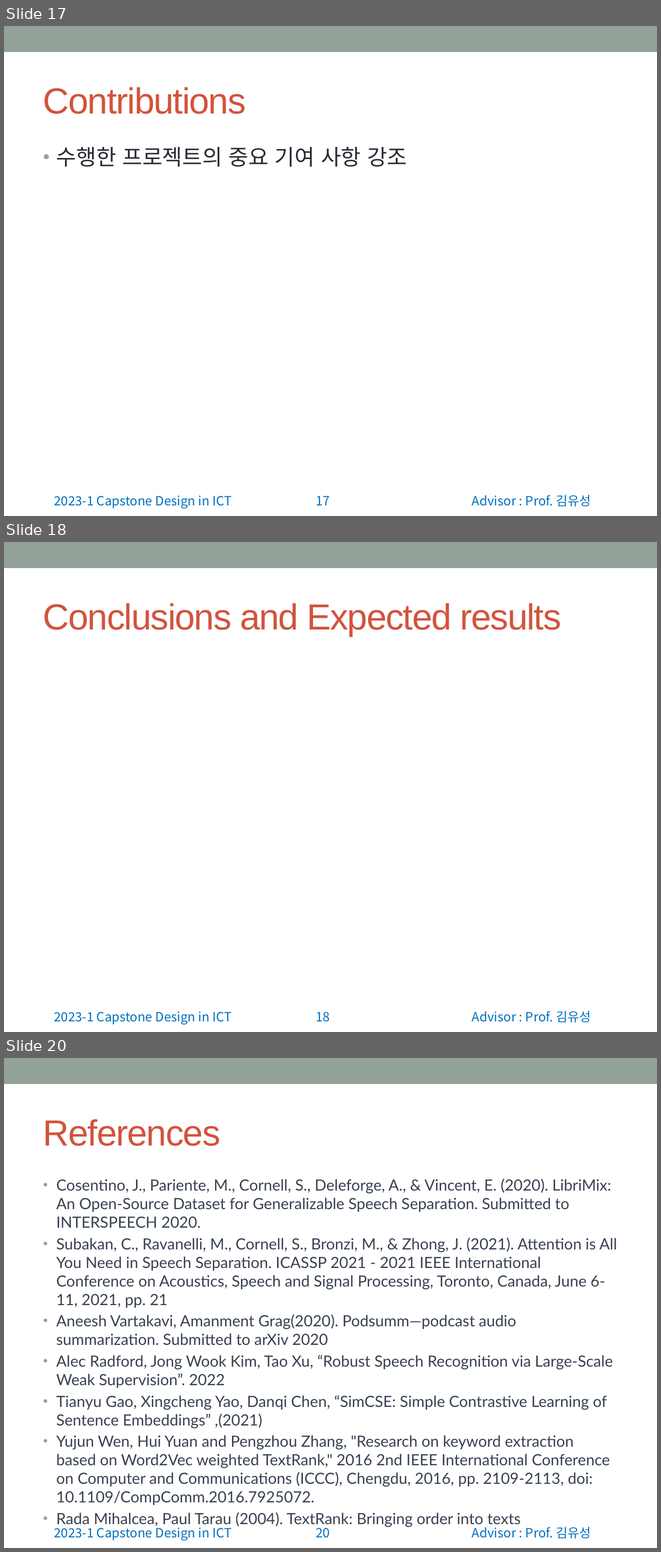
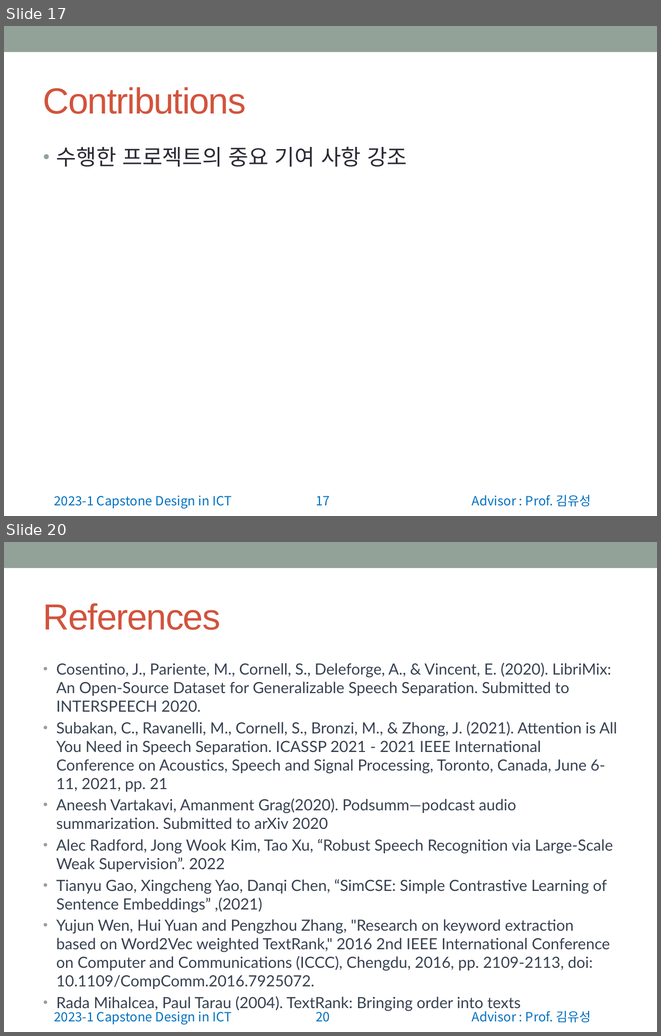
Before and after one commit to wonchul98/audio-to-summary, a slide deck: ppt/정보통신종합설계 중간발표 앞부분.pptx. Shown one above the other, each under a label of ours: slides 17, 18 and 20 before the commit, slides 17 and 20 after it; the slides between them are not shown. The pictures are 661x1552 and 661x1036 pixels, drawn with LibreOffice and Linux fonts; fonts in the diff are those of the drawing. Boxes give left, top, right and bottom in pixels: in the first picture for what was removed or moved away, otherwise in the second. Text is boxed around its words. In the diff, an @@ line names an element or a change of style, - is before the commit and + after.

```diff
--- a/ppt/정보통신종합설계 중간발표 앞부분.pptx
+++ b/ppt/정보통신종합설계 중간발표 앞부분.pptx
@@ slide 18 removed at box(4, 542, 657, 1032), background #FFFFFF; not listed: 4 template elements that a slide beside it also shows @@
@@ title removed at box(43, 603, 561, 636) @@
-Conclusions and Expected results
```
Also in this commit, not shown: 1 slide changed, 2 slides added, 1 other slide removed.
